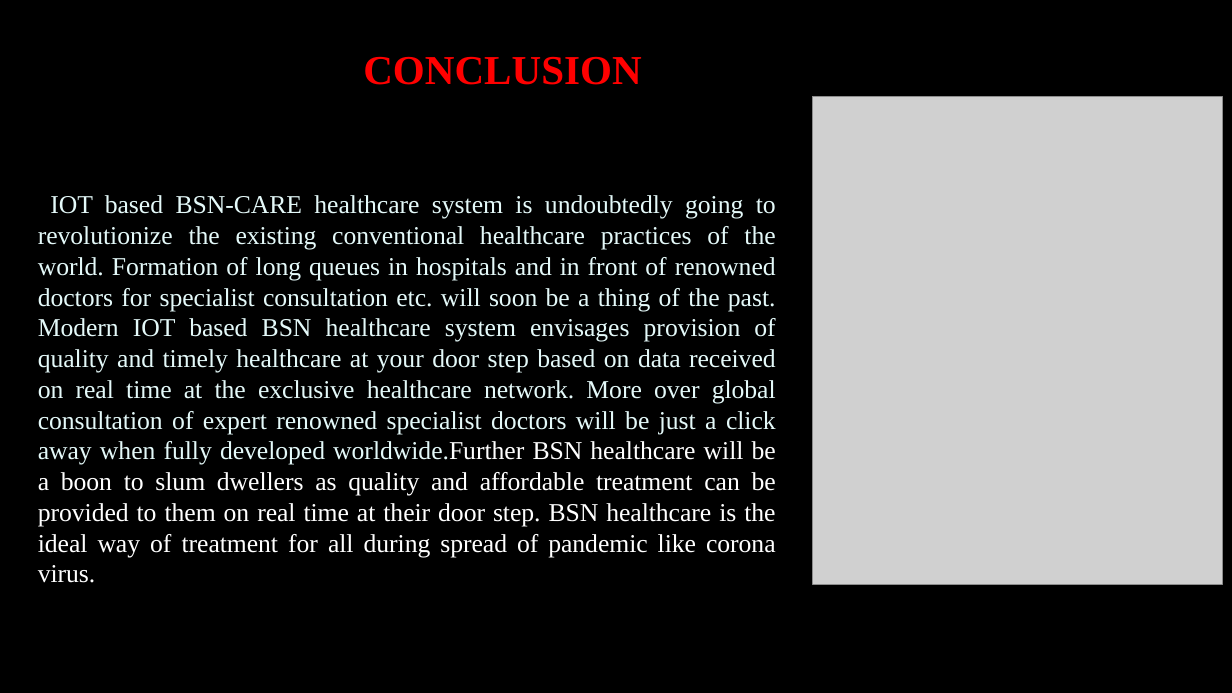
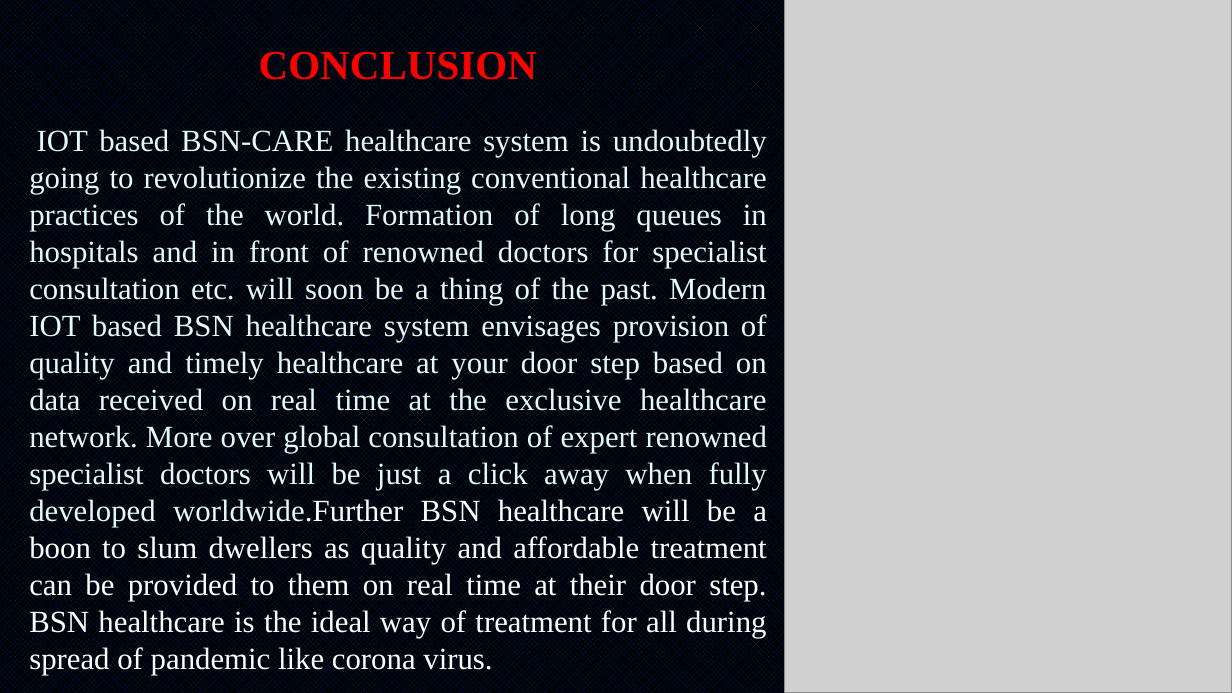
Before and after one commit to Lekshmisr95/body-sensor-network, a slide deck: slide 23 of Presentation Cover Option 1.pptx (slide 17 before the commit). Drawn at 1232x693 pixels with LibreOffice and Linux fonts; fonts in the diff are those of the drawing; grey boxes stand for pictures. Boxes give left, top, right and bottom in pixels: in the first picture for what was removed or moved away, otherwise in the second. Text is boxed around its words. In the diff, an @@ line names an element or a change of style, - is before the commit and + after.

```diff
--- a/Presentation Cover Option 1.pptx
+++ b/Presentation Cover Option 1.pptx
@@ background #000000 to pattern #002060 on #000000 @@
@@ picture: place and size @@
-picture at (813, 97, 1223, 585)
+picture at (786, 0, 1232, 693)
@@ title "CONCLUSION" rewrapped from (363, 56, 641, 85) to (259, 47, 537, 87) @@
@@ subtitle "IOT based BSN-CARE healthcare system ...": place and size @@
-subtitle "IOT based BSN-CARE healthcare system ..." at (38, 195, 776, 583)
+subtitle "IOT based BSN-CARE healthcare system ..." at (29, 127, 767, 675)
@@ subtitle "IOT based BSN-CARE healthcare system ..." at (29, 127, 767, 675): size 19.9 to 24 pt @@
```
Also in this commit, not shown: 11 other slides changed, 12 slides added, 6 slides removed, 15 other files.
